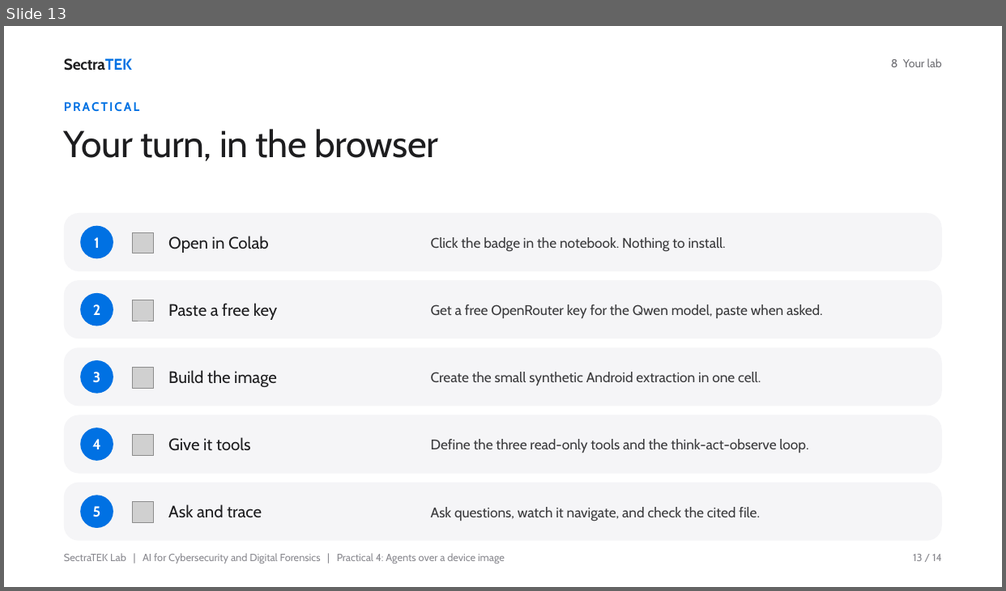
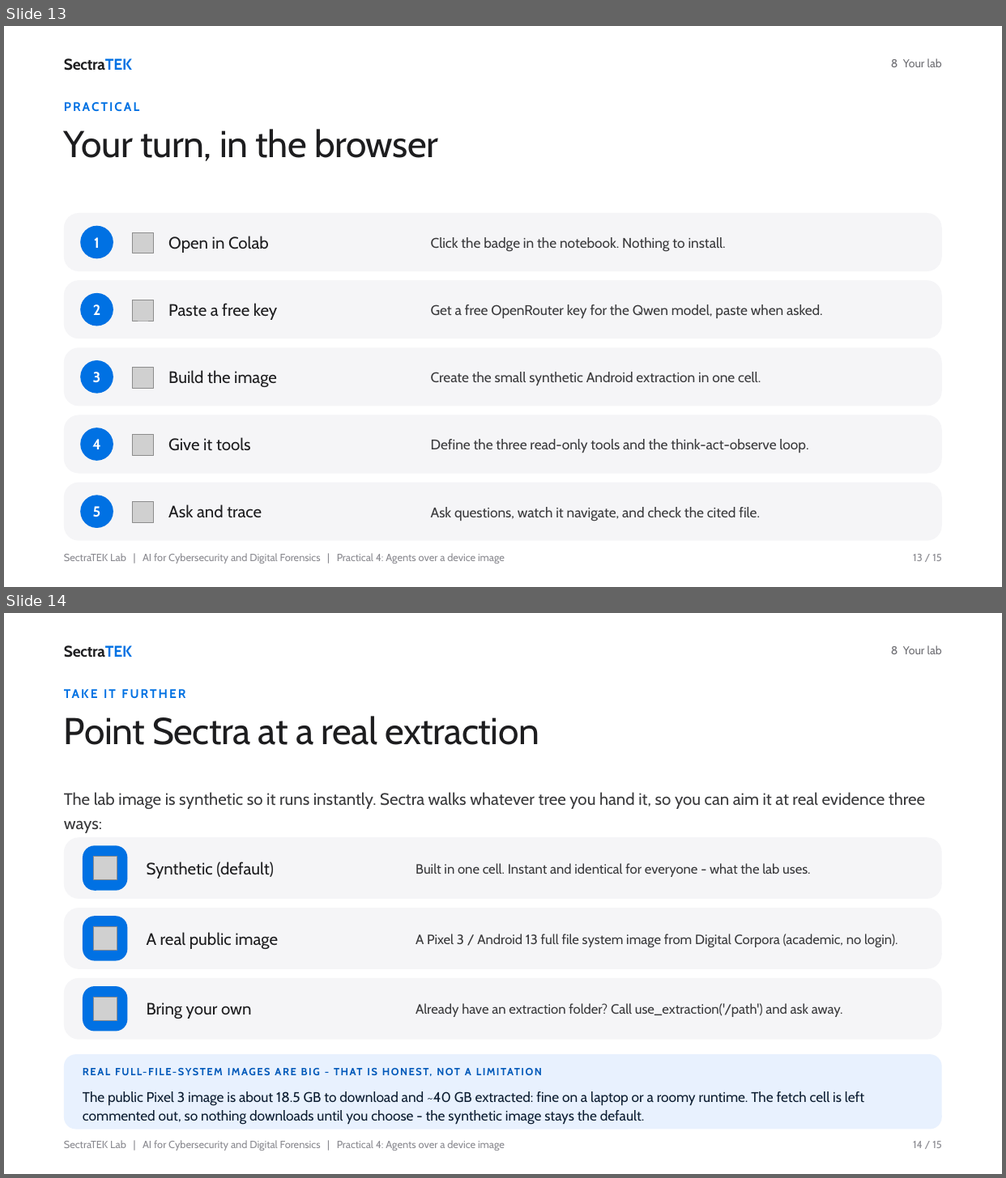
Before and after one commit to danjethh/sectratek-AI-Lab, a slide deck: df_llm_labs/lab4_qwen/slides/SectraTEK_Practical4_Agent.pptx. Shown one above the other, each under a label of ours: slide 13 before the commit, slides 13 and 14 after it. The pictures are 1006x591 and 1006x1178 pixels, drawn with LibreOffice and Linux fonts; fonts in the diff are those of the drawing; grey boxes stand for pictures. Boxes give left, top, right and bottom in pixels: in the first picture for what was removed or moved away, otherwise in the second. Text is boxed around its words. In the diff, an @@ line names an element or a change of style, - is before the commit and + after.

```diff
--- a/df_llm_labs/lab4_qwen/slides/SectraTEK_Practical4_Agent.pptx
+++ b/df_llm_labs/lab4_qwen/slides/SectraTEK_Practical4_Agent.pptx
@@ slide 14 added at bbox=[4, 613, 1002, 1174], background #FFFFFF @@
@@ text added at bbox=[64, 645, 132, 658], 15 pt, text #1D1D1F, bold @@
+SectraTEK
@@ text added at bbox=[891, 645, 942, 654], 11 pt, text #6E6E73 @@
+8 Your lab
@@ text added at bbox=[64, 687, 888, 709], 12 pt, text #0071E3, bold @@
+TAKE IT FURTHER
@@ title added at bbox=[64, 716, 539, 745], 36 pt, text #1D1D1F @@
+Point Sectra at a real extraction
@@ text added at bbox=[64, 792, 925, 833], 16 pt, text #3A3A3C @@
+The lab image is synthetic so it runs instantly. Sectra walks whatever tree you hand it, so you can aim it at real evidence three ways:
@@ rounded rectangle added at bbox=[64, 837, 942, 899], fill #F5F5F7 @@
@@ rounded rectangle added at bbox=[83, 845, 127, 891], fill #0071E3 @@
@@ picture added at bbox=[93, 856, 117, 879] @@
@@ text added at bbox=[147, 862, 274, 879], 16 pt, text #1D1D1F @@
+Synthetic (default)
@@ text added at bbox=[415, 863, 810, 877], 13 pt, text #3A3A3C @@
+Built in one cell. Instant and identical for everyone - what the lab uses.
@@ rounded rectangle added at bbox=[64, 908, 942, 969], fill #F5F5F7 @@
@@ rounded rectangle added at bbox=[83, 916, 127, 961], fill #0071E3 @@
@@ picture added at bbox=[93, 926, 117, 950] @@
@@ text added at bbox=[147, 932, 278, 949], 16 pt, text #1D1D1F @@
+A real public image
@@ text added at bbox=[415, 934, 897, 948], 13 pt, text #3A3A3C @@
+A Pixel 3 / Android 13 full file system image from Digital Corpora (academic, no login).
@@ rounded rectangle added at bbox=[64, 978, 942, 1040], fill #F5F5F7 @@
@@ rounded rectangle added at bbox=[83, 986, 127, 1032], fill #0071E3 @@
@@ picture added at bbox=[93, 997, 117, 1020] @@
@@ text added at bbox=[147, 1003, 251, 1019], 16 pt, text #1D1D1F @@
+Bring your own
@@ text added at bbox=[415, 1003, 843, 1017], 13 pt, text #3A3A3C @@
+Already have an extraction folder? Call use_extraction('/path') and ask away.
@@ rounded rectangle added at bbox=[64, 1054, 942, 1130], fill #E8F1FE @@
@@ text added at bbox=[97, 1068, 104, 1076], 10 pt, text #0058B9, bold @@
+REAL FULL-FILE-SYSTEM IMAGES ARE BIG - THAT IS HONEST, NOT A LIMITATION
@@ text added at bbox=[83, 1092, 864, 1124], 13.5 pt, text #0C1D31 @@
+The public Pixel 3 image is about 18.5 GB to download and ~40 GB extracted: fine on a laptop or a roomy runtime. The fetch cell is left commented out, so nothing downloads until you choose - the synthetic image stays the default.
@@ text added at bbox=[64, 1140, 505, 1151], 10 pt, text #8A8A90 @@
+SectraTEK Lab | AI for Cybersecurity and Digital Forensics | Practical 4: Agents over a device image
@@ text added at bbox=[913, 1141, 941, 1148], 10 pt, text #8A8A90 @@
+14 / 15
@@ slide 13 changed as well @@
@@ text at bbox=[913, 554, 941, 561]: text changed @@
-13 / 14
+13 / 15
```
Also in this commit, not shown: 12 other slides changed, 8 other files.
